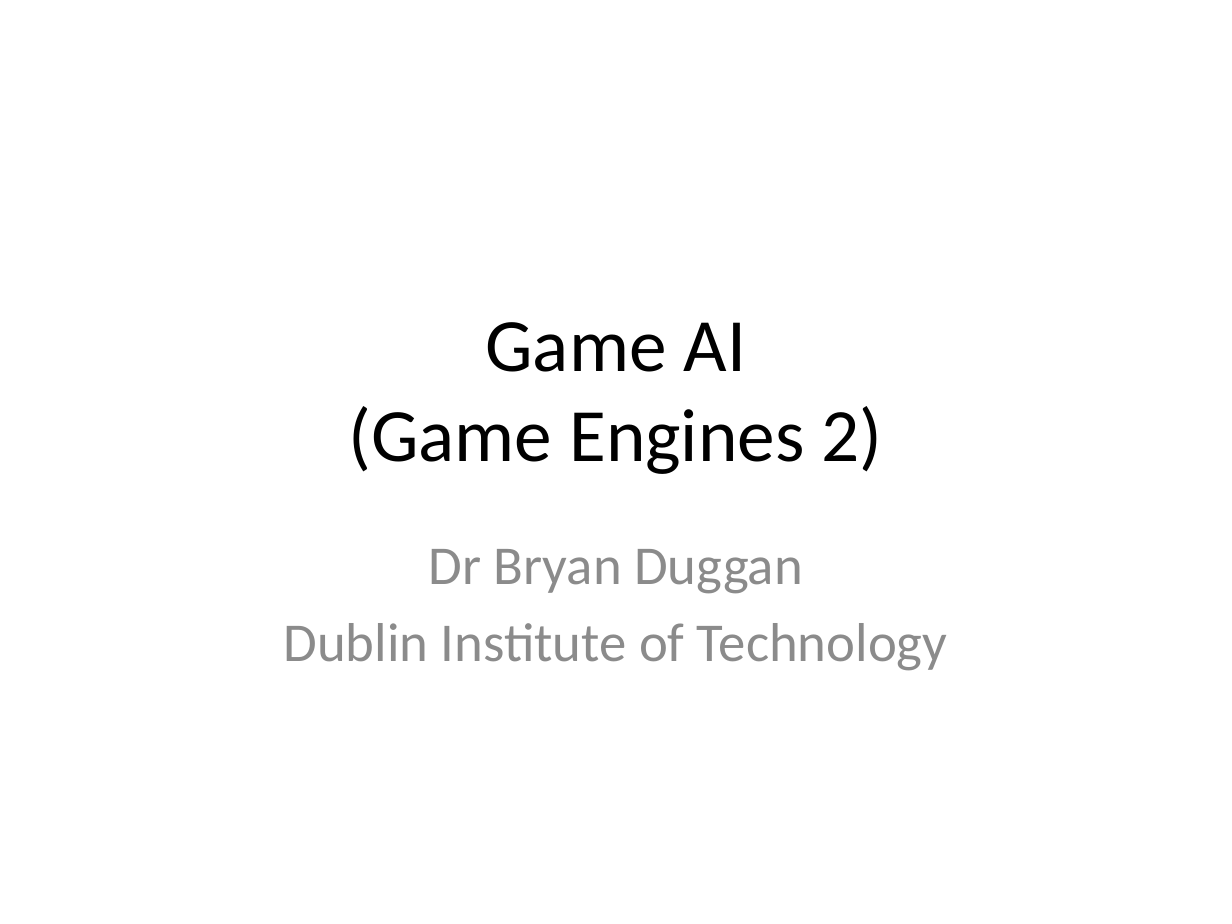
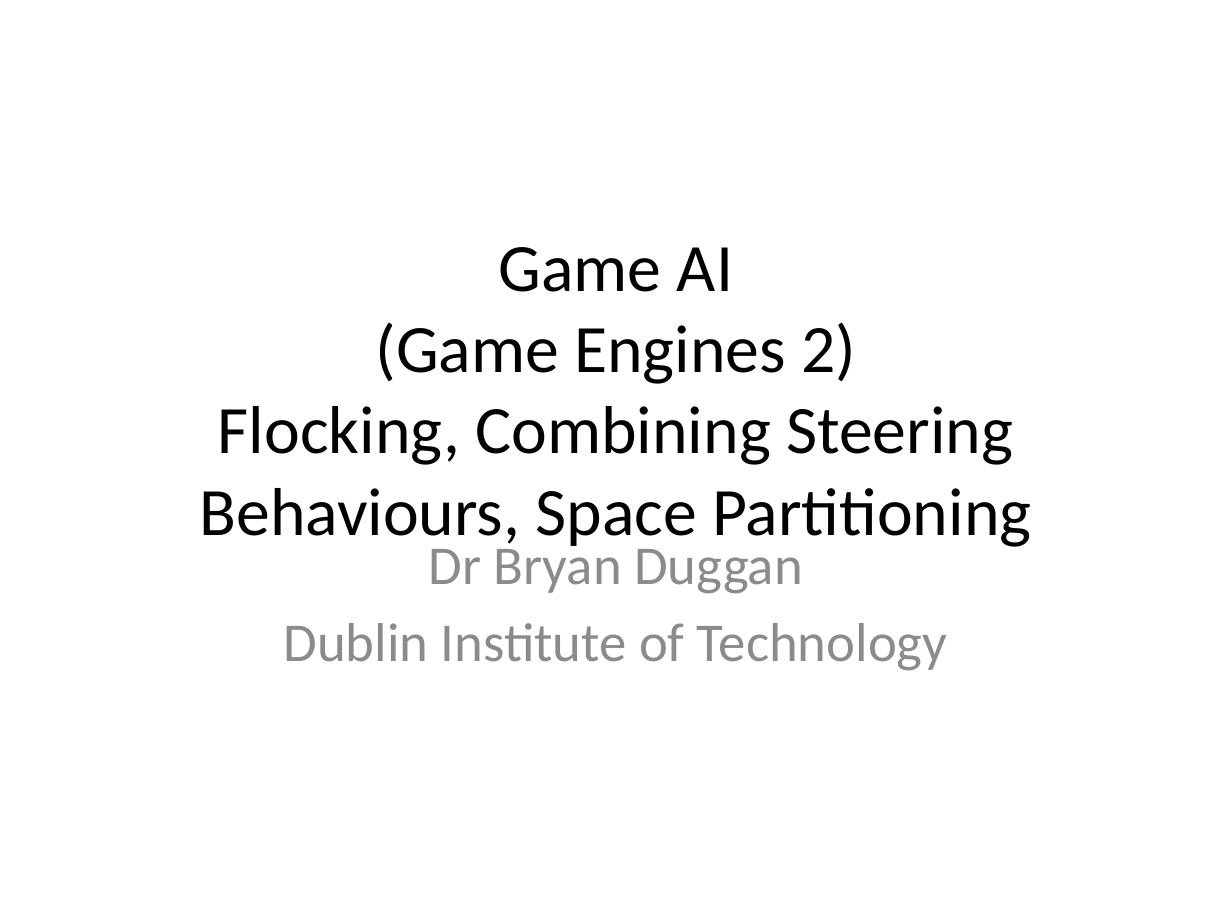
Before and after one commit to skooter500/UnitySteeringBehaviours, a slide deck: slide 1 of Lectures/Game AI 5.pptx. Drawn at 1232x924 pixels with LibreOffice and Linux fonts; fonts in the diff are those of the drawing; background and template pictures are left out. Boxes give left, top, right and bottom in pixels: in the first picture for what was removed or moved away, otherwise in the second. Text is boxed around its words. In the diff, an @@ line names an element or a change of style, - is before the commit and + after.

```diff
--- a/Lectures/Game AI 5.pptx
+++ b/Lectures/Game AI 5.pptx
@@ title at (200,247,1031,552): text changed; size 44 to 39.6 pt @@
-Game AI
-(Game Engines 2)
+Game AI
+(Game Engines 2)
+Flocking, Combining Steering Behaviours, Space Partitioning
```
Also in this commit, not shown: 5 other files.
